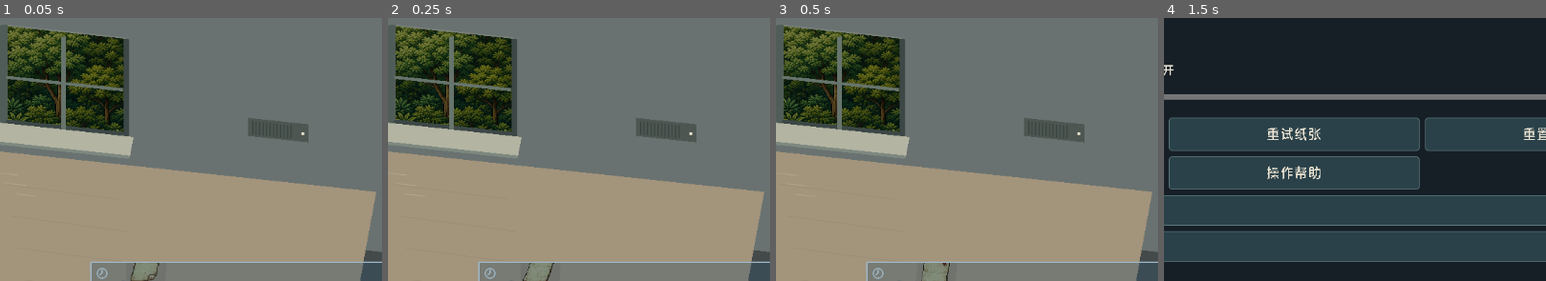
Above: before the commit, frames 1-4 (left to right).
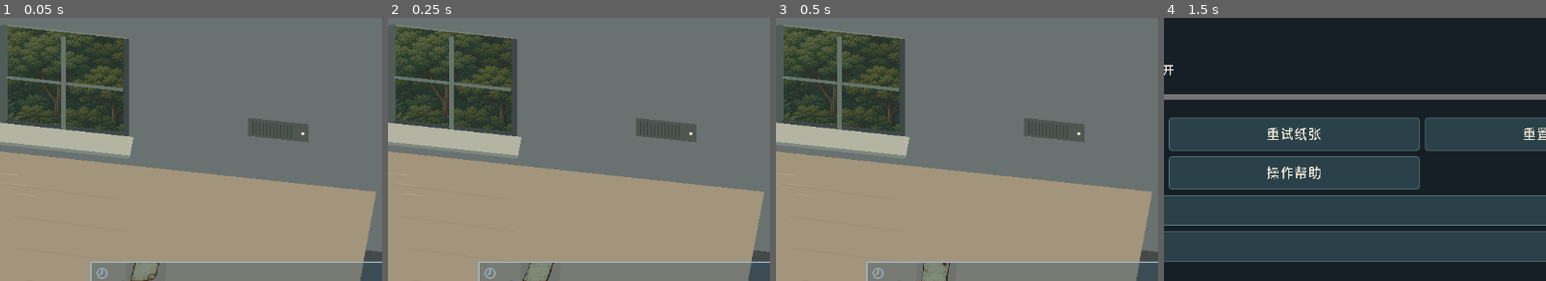
Above: after the commit, the same moments.

Repository: zhu607705-coder/7-55
Game: Godot game, scene res://scenes/paper_rewind.tscn
Same seed, same stepped clock (60 frames per second), same inputs: the game is played once before the commit and once after it.
Inputs (mouse positions are % of the whole screen's width and height, from its top left):
- Up to frame 1 (0.05 s): no input
- Up to frame 2 (0.25 s): no input
- Up to frame 3 (0.5 s): no input
- Up to frame 4 (1.5 s): click (55, 63) at 0.5 s; click "···" at 1.25 s
The pictures show only the part of the screen within x 33-83%, y 0-50%; the shares and areas given below are measured in that part.

The runs differ from the first frame. In frame 1, 8.4% of the frame differs, in the area x 2-33%, y 3-44%; in frame 2, 8.4%; in frame 3, 8.4%; in frame 4, nothing differs.

Commit message:
Restore existing materials on the reviewed single projection

Diff:
--- a/godot_native/samples/paper_rewind/assets/provenance.json
+++ b/godot_native/samples/paper_rewind/assets/provenance.json
@@ -42,12 +42,12 @@
       "sha256": "54ccc3c2dd8bd01ea9c336f0f5b28a719ff172bb4dca67ae190eefce4de2ebd4",
       "bytes": 2115495,
       "runtimeCrop": [
-        575,
+        603,
         340,
-        370,
+        314,
         395
       ],
-      "processing": "Source unchanged; no chroma-key pixels in selected region; cropped and dimmed in renderer only."
+      "processing": "Source unchanged; crop matches the 334x420 world-space glass plane before the shared orthographic projection; no chroma-key pixels in selected region; dimmed only in renderer."
     },
     {
       "path": "assets/folder_cover_front.png",
--- a/godot_native/samples/paper_rewind/scripts/paper_rewind_stage.gd
+++ b/godot_native/samples/paper_rewind/scripts/paper_rewind_stage.gd
@@ -250,8 +250,9 @@
 	if graybox:
 		_surface(c,glass,Color("a2aaa6"),shift)
 	else:
-		var canopy := AtlasTexture.new(); canopy.atlas=WINDOW_CANOPY; canopy.region=Rect2(575,340,370,395)
+		var canopy := AtlasTexture.new(); canopy.atlas=WINDOW_CANOPY; canopy.region=Rect2(603,340,314,395)
 		_surface(c,glass,Color(0.48,0.52,0.47),shift,canopy)
+		_surface(c,glass,Color(0.27,0.31,0.29,0.50),shift)
 	# Recess reveals and an actual horizontal sill, not a screen-space stripe.
 	_surface(c,[Vector3(18,12,538),Vector3(388,12,538),Vector3(370,-8,520),Vector3(36,-8,520)],Color("7a817b"),shift)
 	_surface(c,[Vector3(18,12,82),Vector3(36,-8,100),Vector3(36,-8,520),Vector3(18,12,538)],Color("505c57"),shift)
Not shown, changed: .github/workflows/paper-rewind-demo.yml
